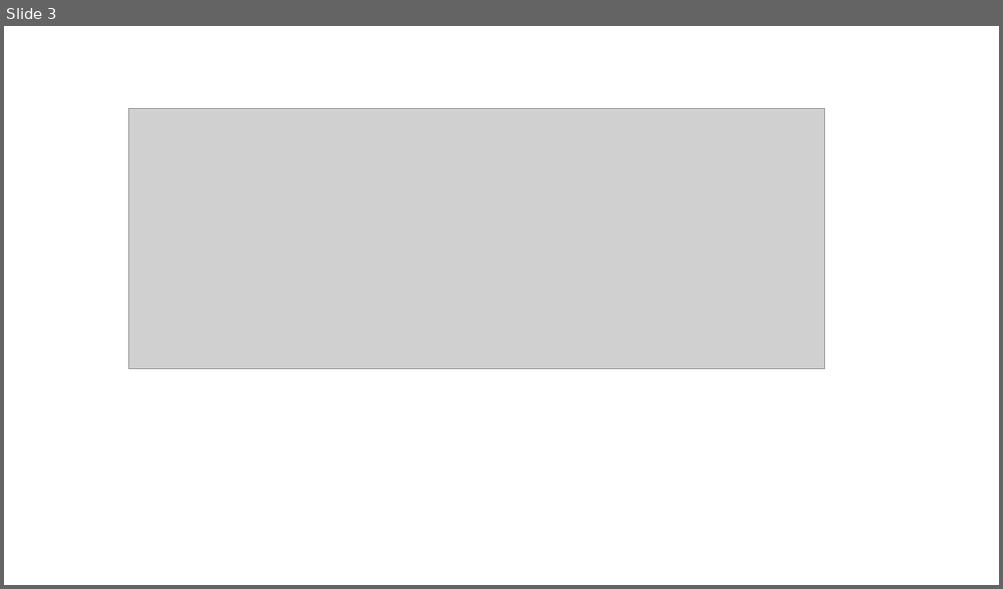
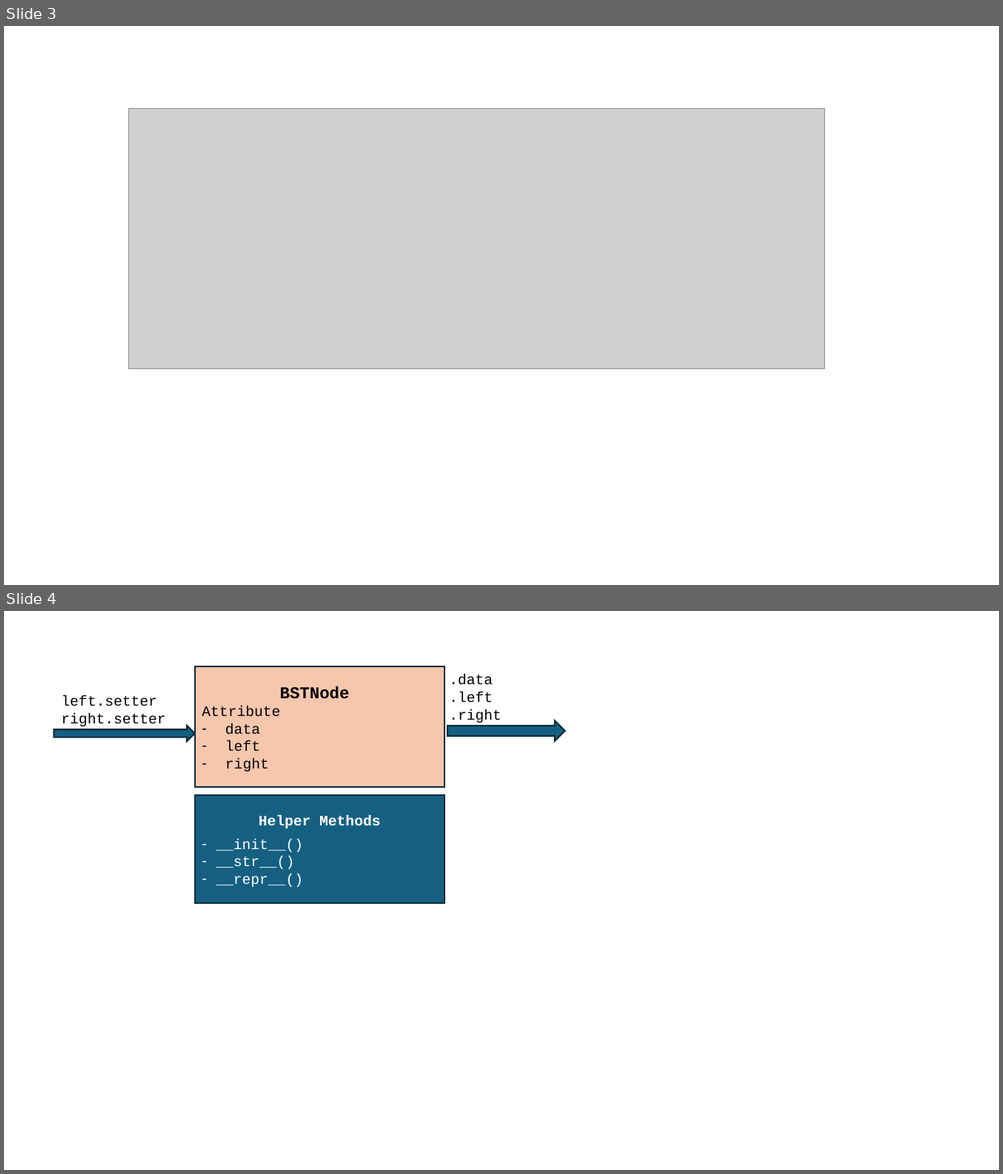
Before and after one commit to mingfujacky/Lecture-DSA-2.0, a slide deck: asset/ppt/ch09_binary_tree.pptx. Shown one above the other, each under a label of ours: slide 3 before the commit, slides 3 and 4 after it. The pictures are 1003x589 and 1003x1174 pixels, drawn with LibreOffice and Linux fonts; fonts in the diff are those of the drawing; grey boxes stand for pictures. Boxes give left, top, right and bottom in pixels: in the first picture for what was removed or moved away, otherwise in the second. Text is boxed around its words. In the diff, an @@ line names an element or a change of style, - is before the commit and + after.

```diff
--- a/asset/ppt/ch09_binary_tree.pptx
+++ b/asset/ppt/ch09_binary_tree.pptx
@@ slide 4 added at <box>4,611,999,1170</box>, background #FFFFFF @@
@@ rectangle added at <box>195,667,445,787</box>, fill #F6C6AD, outline #092A39 1.5 pt, 14 pt, text #000000 @@
+BSTNode
+Attribute
+– data
+– left
+– right
@@ text added at <box>449,675,501,723</box>, 14 pt, text #000000 @@
+.data
+.left
+.right
@@ text added at <box>61,696,165,726</box>, 14 pt, text #000000 @@
+left.setter
+right.setter
@@ right arrow added at <box>447,721,564,741</box>, fill #156082, outline #092A39 1.5 pt @@
@@ right arrow added at <box>54,726,195,741</box>, fill #156082, outline #092A39 1.5 pt @@
@@ rectangle added at <box>195,795,445,903</box>, fill #156082, outline #092A39 1.5 pt, 14 pt, text #FFFFFF @@
+Helper Methods
+– __init__()
+– __str__()
+– __repr__()
```
Also in this commit, not shown: 6 other files.
